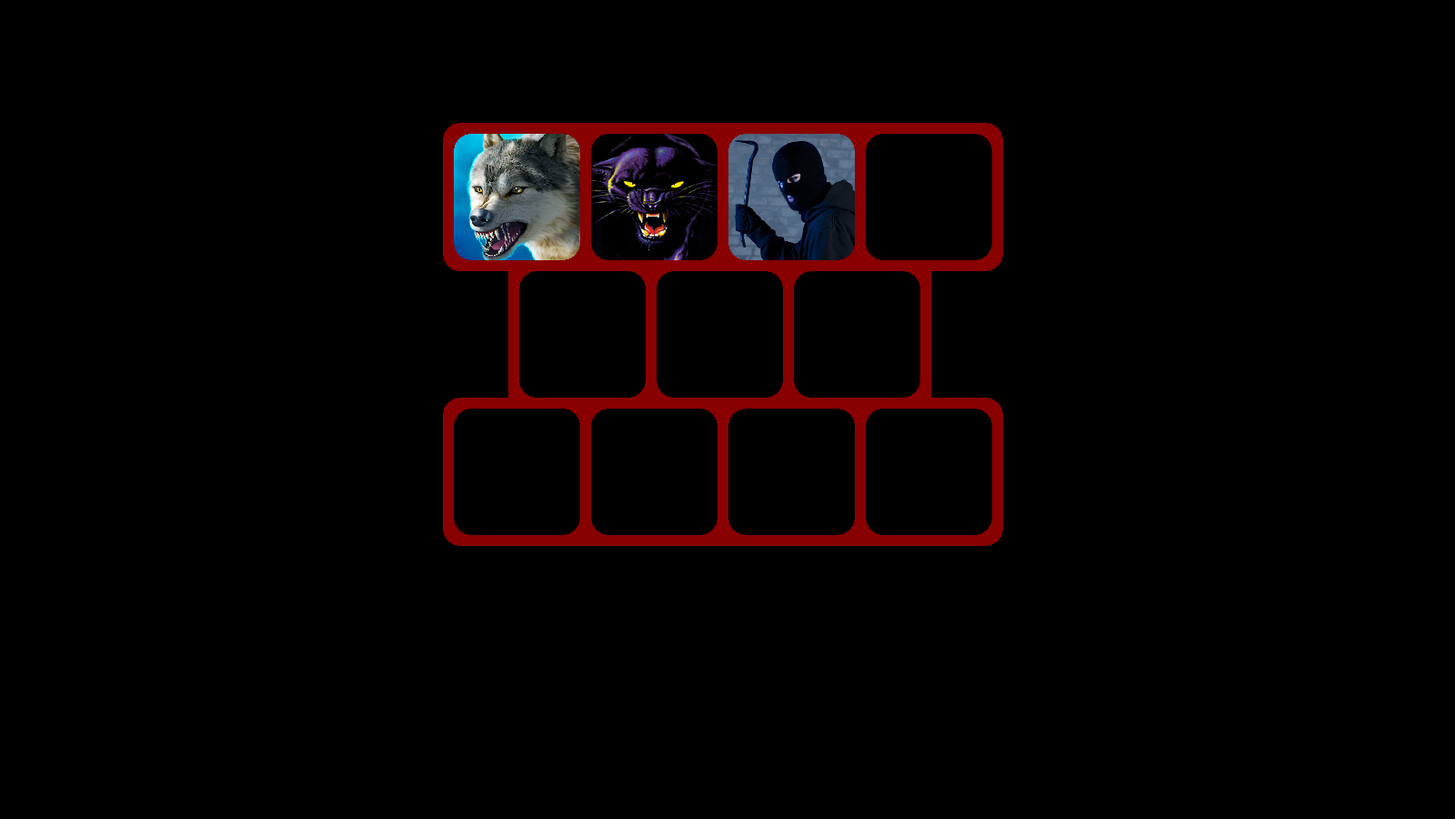
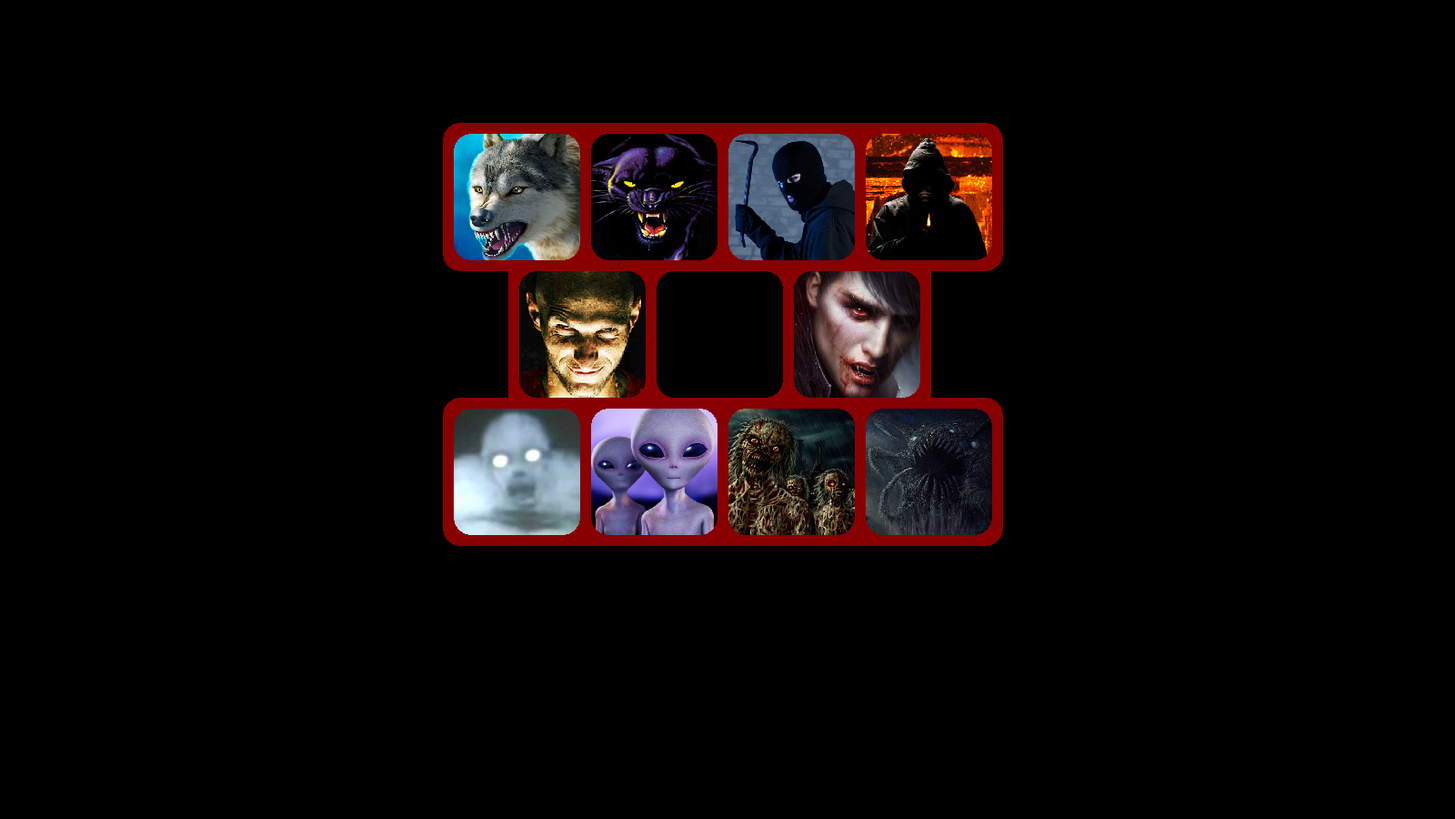
Two versions of the same layered image (1455px x 819px). Layer-by-layer changes:
added layer "Elder God" above "Zombie" over 865, 408, 1000, 544
added layer "Zombie" above "Alien" over 728, 408, 856, 535
added layer "Alien" above "Ghost" over 591, 408, 718, 535
added layer "Ghost" above "Vampire" over 453, 408, 581, 535
added layer "Vampire" above "Killer" over 794, 271, 921, 398
added layer "Killer" above "Arson" over 519, 271, 646, 398
added layer "Arson" above "Burglar" over 865, 123, 996, 256
